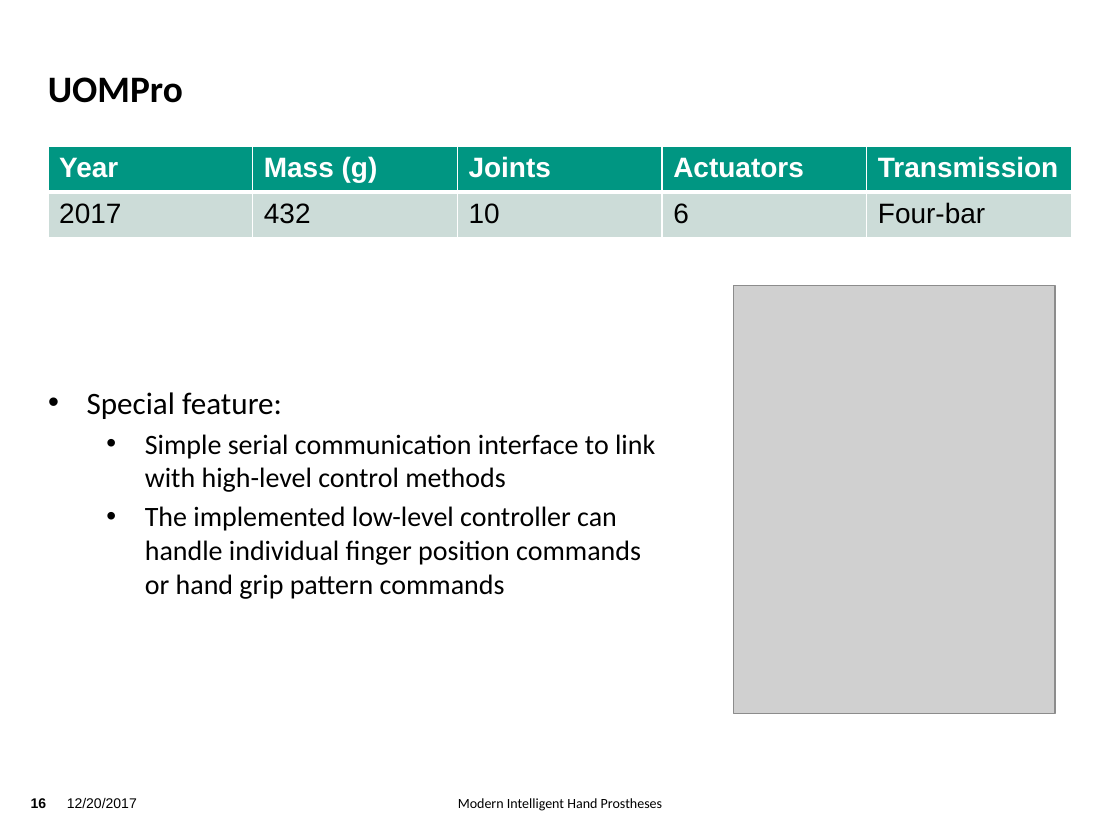
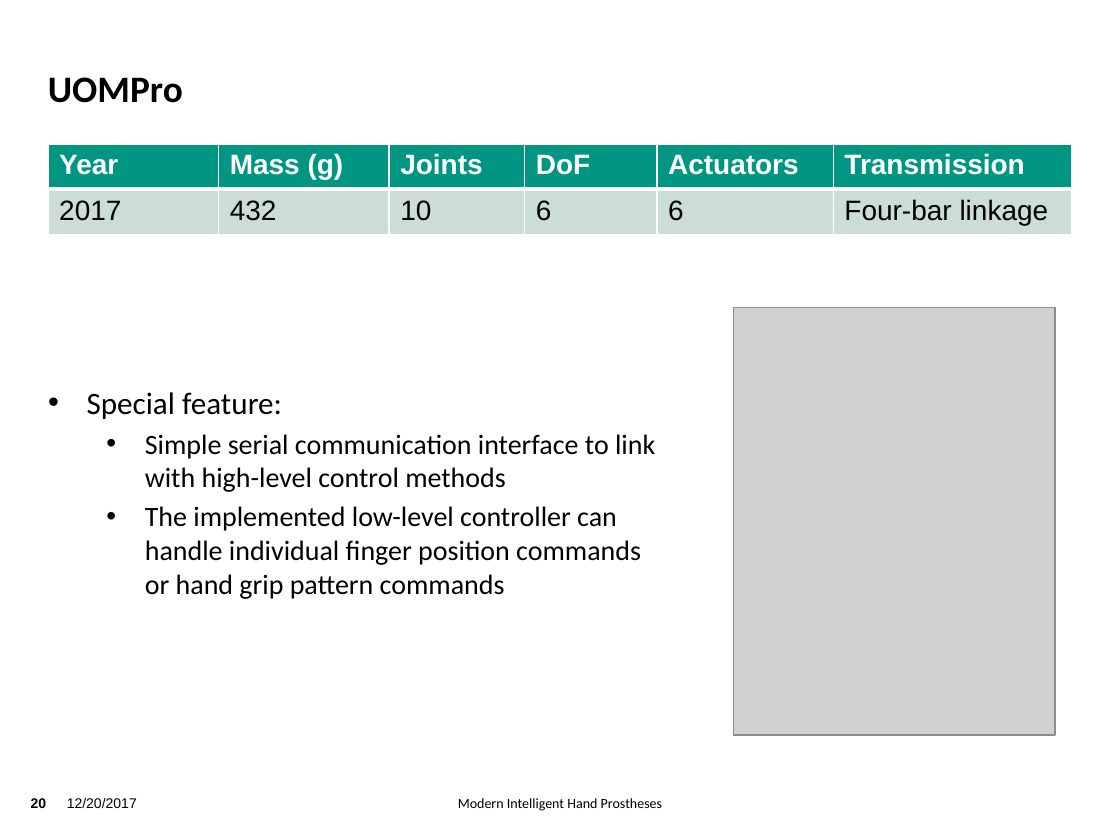
Before and after one commit to TsStocker/HumanoideRobotik, a slide deck: slide 20 of Vortrag/Vortrag.pptx (slide 16 before the commit). Drawn at 1120x840 pixels with LibreOffice and Linux fonts; fonts in the diff are those of the drawing; grey boxes stand for pictures; background and template pictures are left out. Boxes give left, top, right and bottom in pixels: in the first picture for what was removed or moved away, otherwise in the second. Text is boxed around its words. In the diff, an @@ line names an element or a change of style, - is before the commit and + after.

```diff
--- a/Vortrag/Vortrag.pptx
+++ b/Vortrag/Vortrag.pptx
@@ table at box(48, 144, 1071, 235) @@
+column 4: DoF | 6
-column 6, row 2: Four-bar
+column 6, row 2: Four-bar linkage
@@ picture: place and size @@
-picture at box(734, 286, 1055, 713)
+picture at box(734, 308, 1055, 736)
@@ page number at box(31, 798, 47, 808): text changed @@
-16
+20
```
Also in this commit, not shown: 13 other slides changed, 7 slides added, 1 slide removed, 1 other file.
